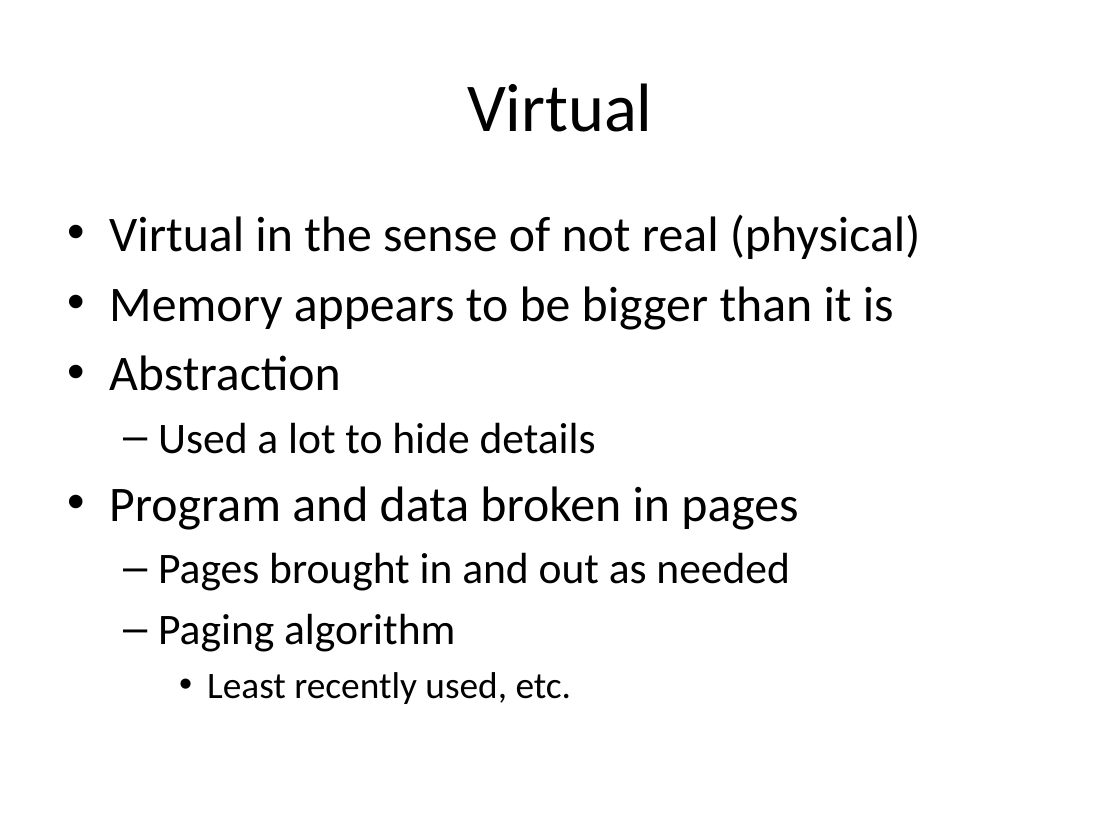
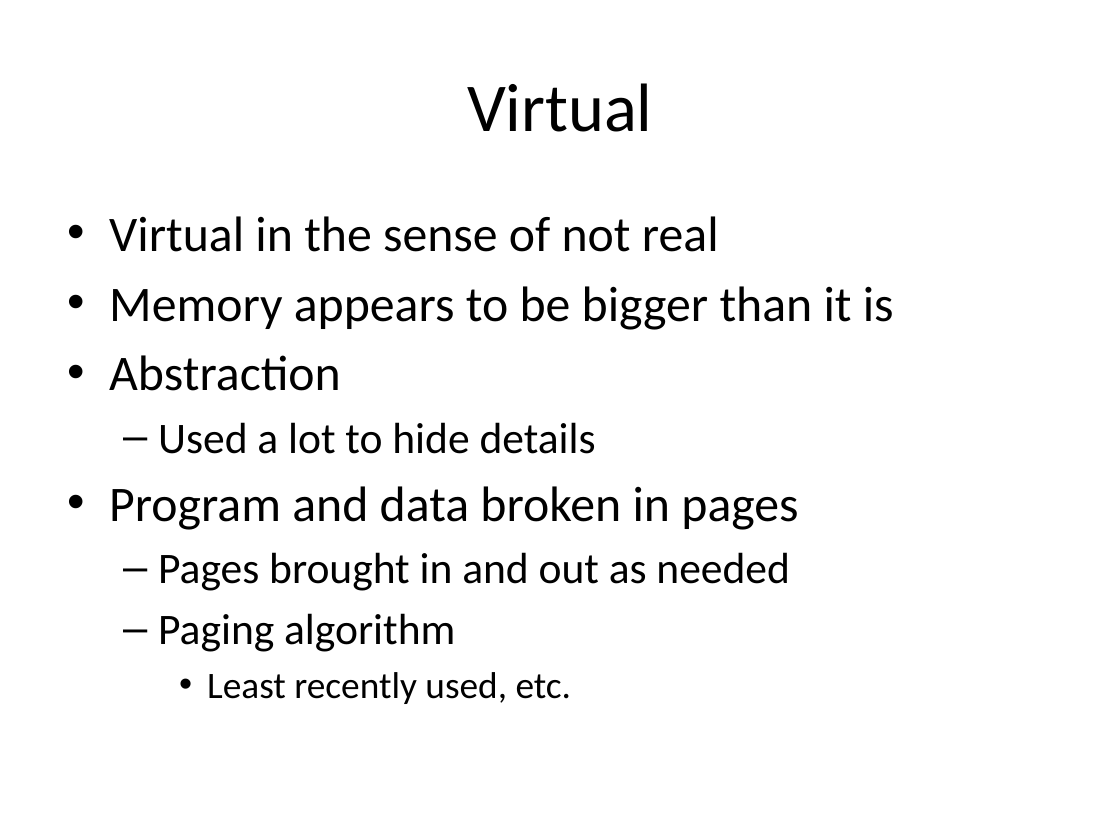
Before and after one commit to ivogeorg/cs1030, a slide deck: slide 23 of slides-steve/Chapter 04.pptx. Drawn at 1120x840 pixels with LibreOffice and Linux fonts; fonts in the diff are those of the drawing; background and template pictures are left out. Boxes give left, top, right and bottom in pixels: in the first picture for what was removed or moved away, otherwise in the second. Text is boxed around its words. In the diff, an @@ line names an element or a change of style, - is before the commit and + after.

```diff
--- a/slides-steve/Chapter 04.pptx
+++ b/slides-steve/Chapter 04.pptx
@@ text at bbox=[109, 216, 719, 252]: text changed @@
-• Virtual in the sense of not real (physical)
+• Virtual in the sense of not real
```
Also in this commit, not shown: 14 other slides changed, 1 other file.
